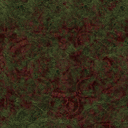
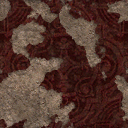
Layers edited between the first and the second 128px x 128px image:
hid group "y (grass)" (2 layers) over [0, 0, 128, 128]
showed group "y (rips)" (2 layers) over [0, 0, 128, 128]
